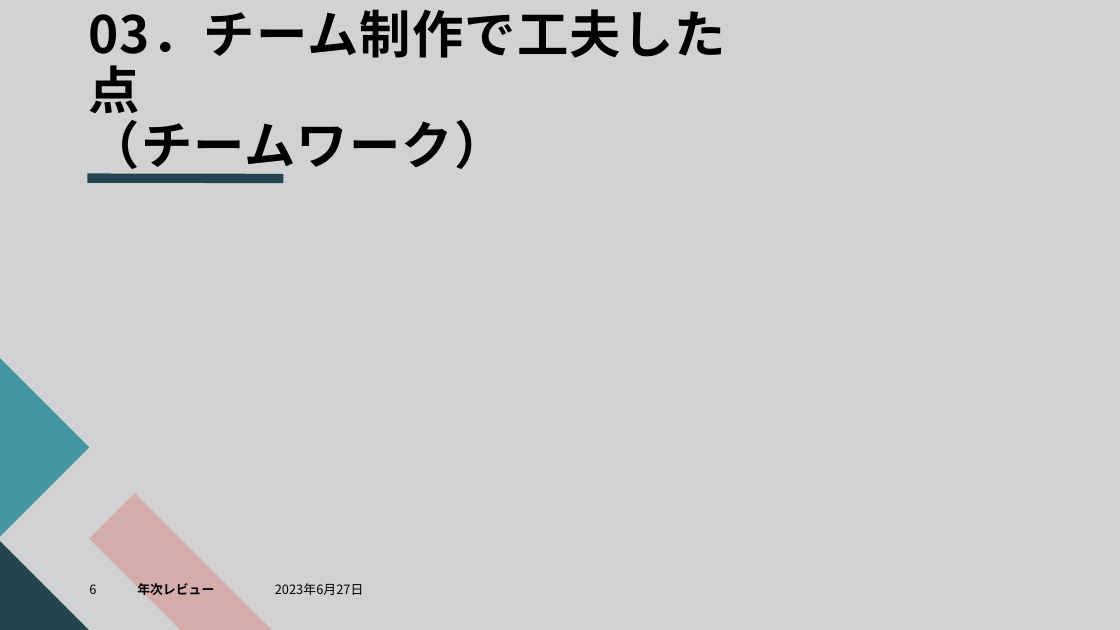
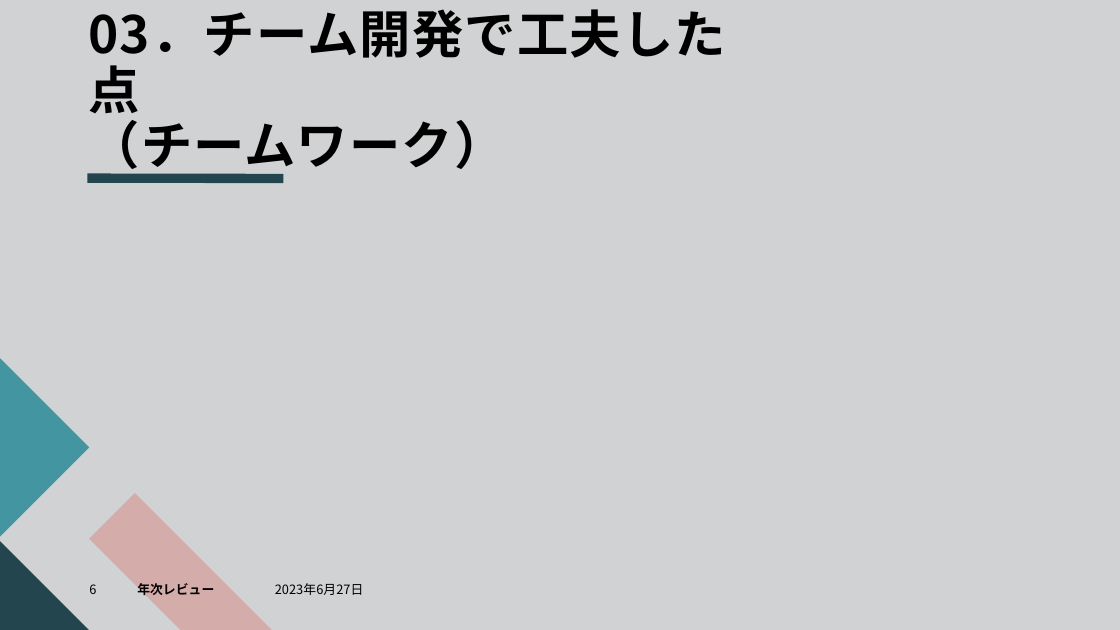
Before and after one commit to dojo2023/C-5, a slide deck: slide 6 of doc/SubsKeeper.pptx. Drawn at 1120x630 pixels with LibreOffice and Linux fonts; fonts in the diff are those of the drawing. Boxes give left, top, right and bottom in pixels: in the first picture for what was removed or moved away, otherwise in the second. Text is boxed around its words. In the diff, an @@ line names an element or a change of style, - is before the commit and + after.

```diff
--- a/doc/SubsKeeper.pptx
+++ b/doc/SubsKeeper.pptx
@@ title at (89,9,727,177): text changed @@
-03．チーム制作で工夫した点
-（チームワーク）
+03．チーム開発で工夫した点
+（チームワーク）
```
Also in this commit, not shown: 3 other slides changed.
